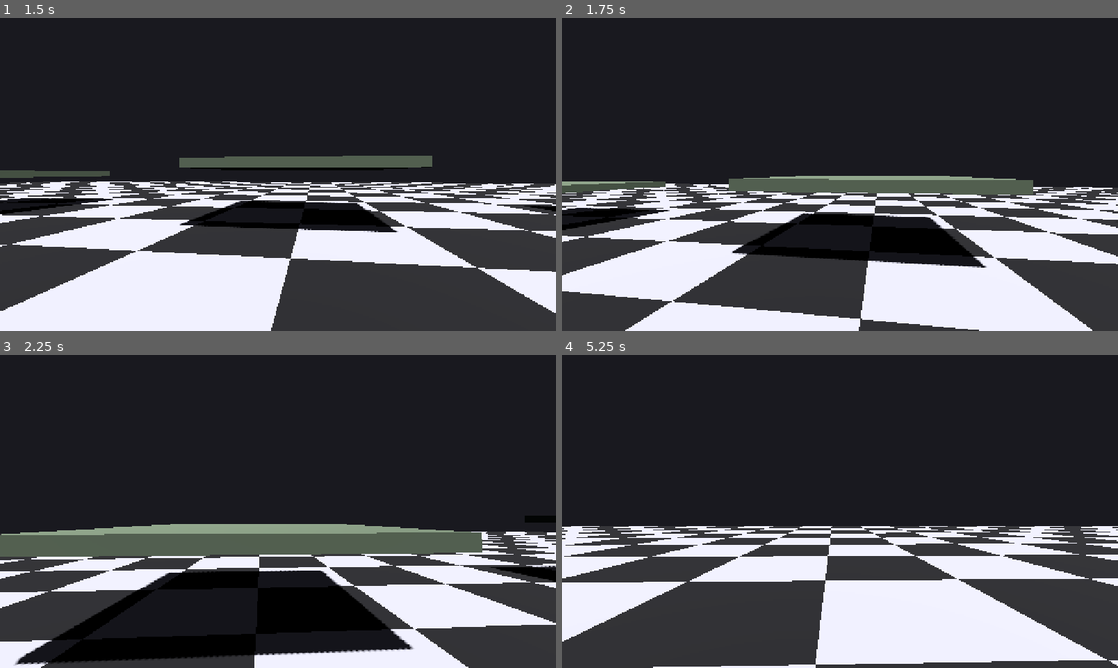
Above: before the commit, frames 1-4 (two rows, left to right).
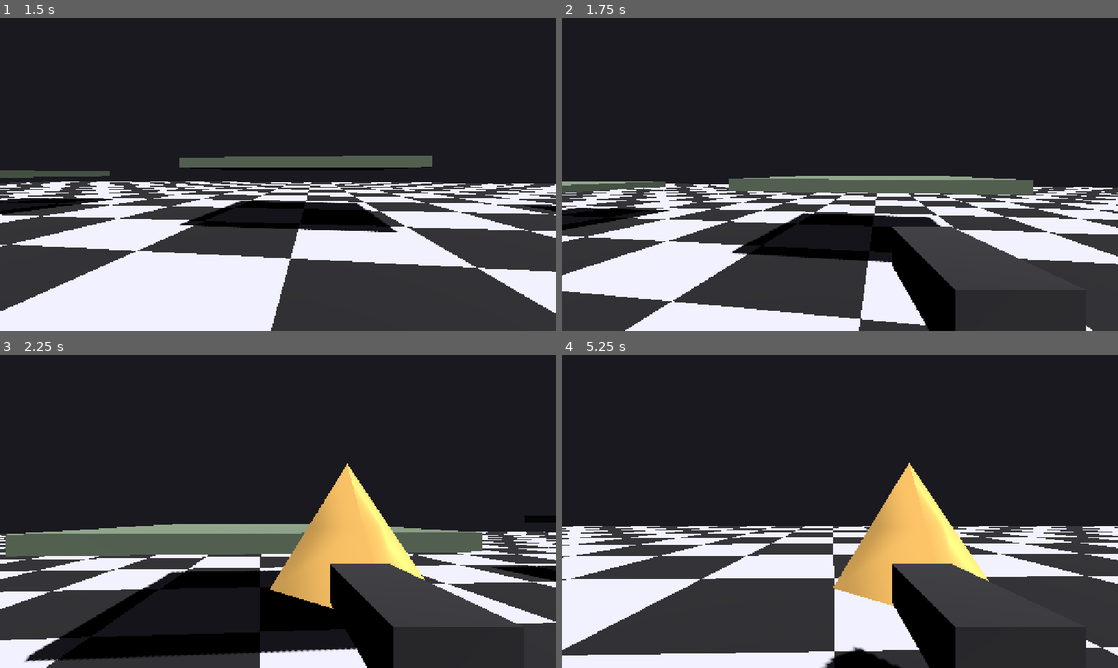
Above: after the commit, the same moments.

Repository: radomirsky/190K-G.O.P
Game: Godot game, scene res://main.tscn
The game is run twice, just before and just after one commit, with the same random seed, the same clock (stepped at 60 frames per second) and the same inputs.
Inputs (mouse positions are in pixels of both pictures, inside the frame that each line leads up to):
- Up to frame 1 (1.5 s): tap Enter at 0.5 s; move the mouse to (305, 174) at 0.52 s; hold Shift 0.53-1.28 s; hold W from 0.53 s (still down); tap G at 0.6 s; click (305, 174) at 0.67 s; tap Space at 0.77 s; move the mouse to (250, 174) at 1.27 s; tap Shift at 1.35 s; click (250, 174) at 1.42 s
- Up to frame 2 (1.75 s): keep holding W; tap Space at 1.52 s; tap G at 1.55 s
- Up to frame 3 (2.25 s): keep holding W; move the mouse to (289, 505) at 2.02 s; hold Shift from 2.03 s (still down); tap G at 2.1 s; click (289, 505) at 2.17 s
- Up to frame 4 (5.25 s): keep holding W; move the mouse to (834, 517) at 2.77 s; release Shift at 2.78 s; tap Shift at 2.85 s; click (834, 517) at 2.92 s; tap Space at 3.02, 3.77, 4.52 s; tap G at 3.05, 4.55 s; move the mouse to (878, 514) at 3.52 s; hold Shift 3.53-4.28 s; tap E at 3.6 s; click (878, 514) at 3.67 s; move the mouse to (795, 508) at 4.27 s; tap Q at 4.35 s; click (795, 508) at 4.42 s; move the mouse to (845, 511) at 5.02 s; hold Ctrl from 5.03 s (still down); click (845, 511) at 5.17 s

Frame 1 is identical in both runs. In frame 2, 6.9% of the frame differs, in the area x 59-95%, y 66-100%; in frame 3, 12%; in frame 4, 17%, in the area x 0-100%, y 34-100%.

Commit message:
Add gun mechanics: implement gun toggle, firing, and cooldown for pyramid projectiles

Diff:
--- a/player.gd
+++ b/player.gd
@@ -32,6 +32,8 @@
 @export var glue_look_distance: float = 4.0
 @export var glue_pair_max_distance: float = 1.45
 @export var humanoid_spawn_forward: float = 3.5
+@export var gun_pyramid_speed: float = 26.0
+@export var gun_fire_cooldown_sec: float = 0.12
 @export var cube_enlarge_factor: float = 1.15
 @export var cube_enlarge_max_scale: float = 5.0
 @export_range(1, 64, 1) var max_cubes_at_full_enlarge: int = 5
@@ -55,6 +57,10 @@
 var _prev_enlarge_hint_rb: RigidBody3D = null
 var _jump_requested: bool = false
 var _throw_press_usec: int = -1
+var _gun_enabled: bool = false
+var _gun_cd: float = 0.0
+var _gun_node: Node3D = null
+var _gun_muzzle: Node3D = null
 var _cubes_world_locked: bool = false
 var _want_mouse_captured: bool = true
 var _crosshair_layer: CanvasLayer = null
@@ -114,6 +120,7 @@
 		return
 	var r := vp.get_visible_rect()
 	vp.warp_mouse(r.position + r.size * 0.5)
+	_gun_cd = maxf(_gun_cd - _delta, 0.0)
 
 
 func _pitch_limit() -> float:
@@ -190,6 +197,11 @@
 			or Input.mouse_mode == Input.MOUSE_MODE_VISIBLE
 		):
 			if event.pressed:
+				if _gun_enabled and _gun_cd <= 0.0 and _world_actions_input_ok():
+					_fire_gun_pyramid()
+					_gun_cd = gun_fire_cooldown_sec
+					get_viewport().set_input_as_handled()
+					return
 				if _held:
 					_throw_press_usec = Time.get_ticks_usec()
 			else:
@@ -249,6 +261,13 @@
 			_try_glue_throwable_cubes()
 			get_viewport().set_input_as_handled()
 		elif (
+			event.keycode == KEY_G
+			and not (event.shift_pressed or Input.is_key_pressed(KEY_SHIFT))
+			and _world_actions_input_ok()
+		):
+			_toggle_gun()
+			get_viewport().set_input_as_handled()
+		elif (
 			_is_use_key(event)
 			and (event.shift_pressed or Input.is_key_pressed(KEY_SHIFT))
 			and _world_actions_input_ok()
@@ -265,6 +284,63 @@
 				_try_pickup()
 			get_viewport().set_input_as_handled()
 
+
+func _toggle_gun() -> void:
+	_gun_enabled = not _gun_enabled
+	if _gun_enabled:
+		_ensure_gun_nodes()
+		if _gun_node:
+			_gun_node.visible = true
+	else:
+		if _gun_node:
+			_gun_node.visible = false
+
+
+func _ensure_gun_nodes() -> void:
+	if _gun_node != null and is_instance_valid(_gun_node):
+		return
+	if _camera == null:
+		return
+	_gun_node = Node3D.new()
+	_gun_node.name = "PyramidGun"
+	_camera.add_child(_gun_node)
+	_gun_node.transform.origin = Vector3(0.25, -0.22, -0.55)
+
+	var mesh_i := MeshInstance3D.new()
+	var bm := BoxMesh.new()
+	bm.size = Vector3(0.18, 0.12, 0.42)
+	mesh_i.mesh = bm
+	var mat := StandardMaterial3D.new()
+	mat.albedo_color = Color(0.18, 0.18, 0.2, 1.0)
+	mesh_i.set_surface_override_material(0, mat)
+	_gun_node.add_child(mesh_i)
+
+	_gun_muzzle = Node3D.new()
+	_gun_muzzle.name = "Muzzle"
+	_gun_muzzle.transform.origin = Vector3(0.0, -0.02, -0.32)
+	_gun_node.add_child(_gun_muzzle)
+
+	_gun_node.visible = false
+
+
+func _fire_gun_pyramid() -> void:
+	var scene := get_tree().current_scene
+	if scene == null or _camera == null:
+		return
+	_ensure_gun_nodes()
+	if _gun_muzzle == null:
+		return
+	var pyr := THROWABLE_PYRAMID_SCENE.instantiate() as RigidBody3D
+	scene.add_child(pyr)
+	pyr.global_position = _gun_muzzle.global_position
+	pyr.global_rotation = _camera.global_rotation
+	pyr.linear_velocity = _throw_aim_dir() * gun_pyramid_speed
+	pyr.angular_velocity = Vector3.ZERO
+	if _cubes_world_locked:
+		pyr.freeze = true
+		pyr.freeze_mode = RigidBody3D.FREEZE_MODE_STATIC
+	_update_throwable_visual(pyr)
+	ThrowablesBudget.track_throwable(pyr)
 
 func _physics_process(delta: float) -> void:
 	if not is_on_floor():
